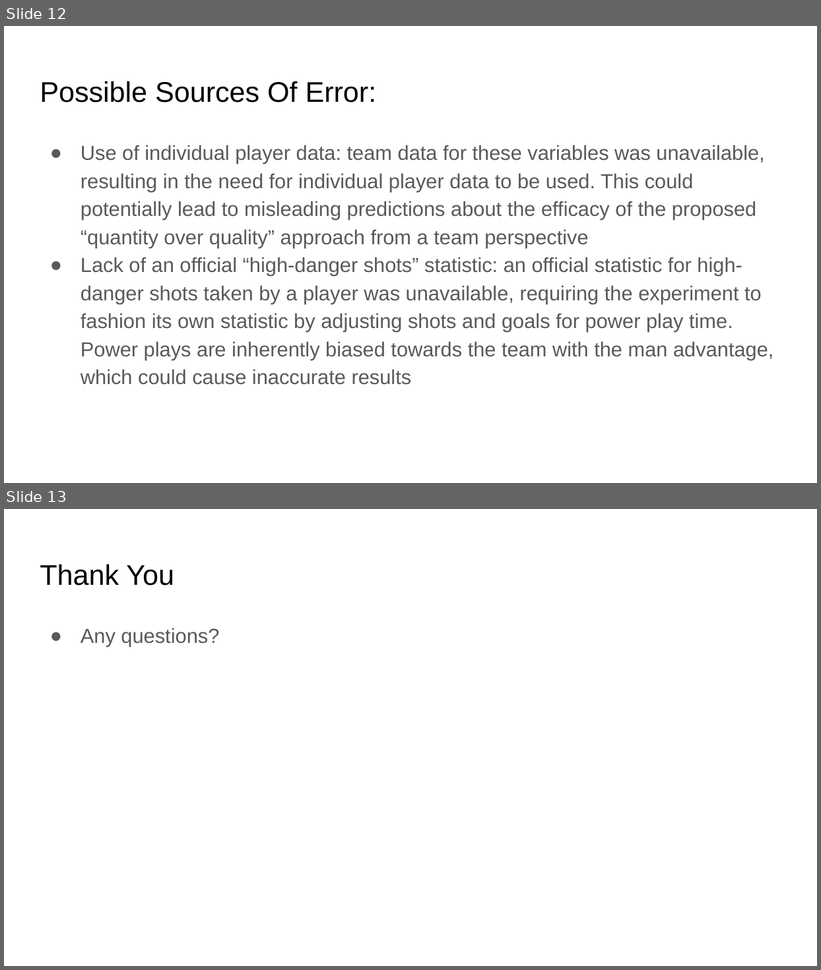
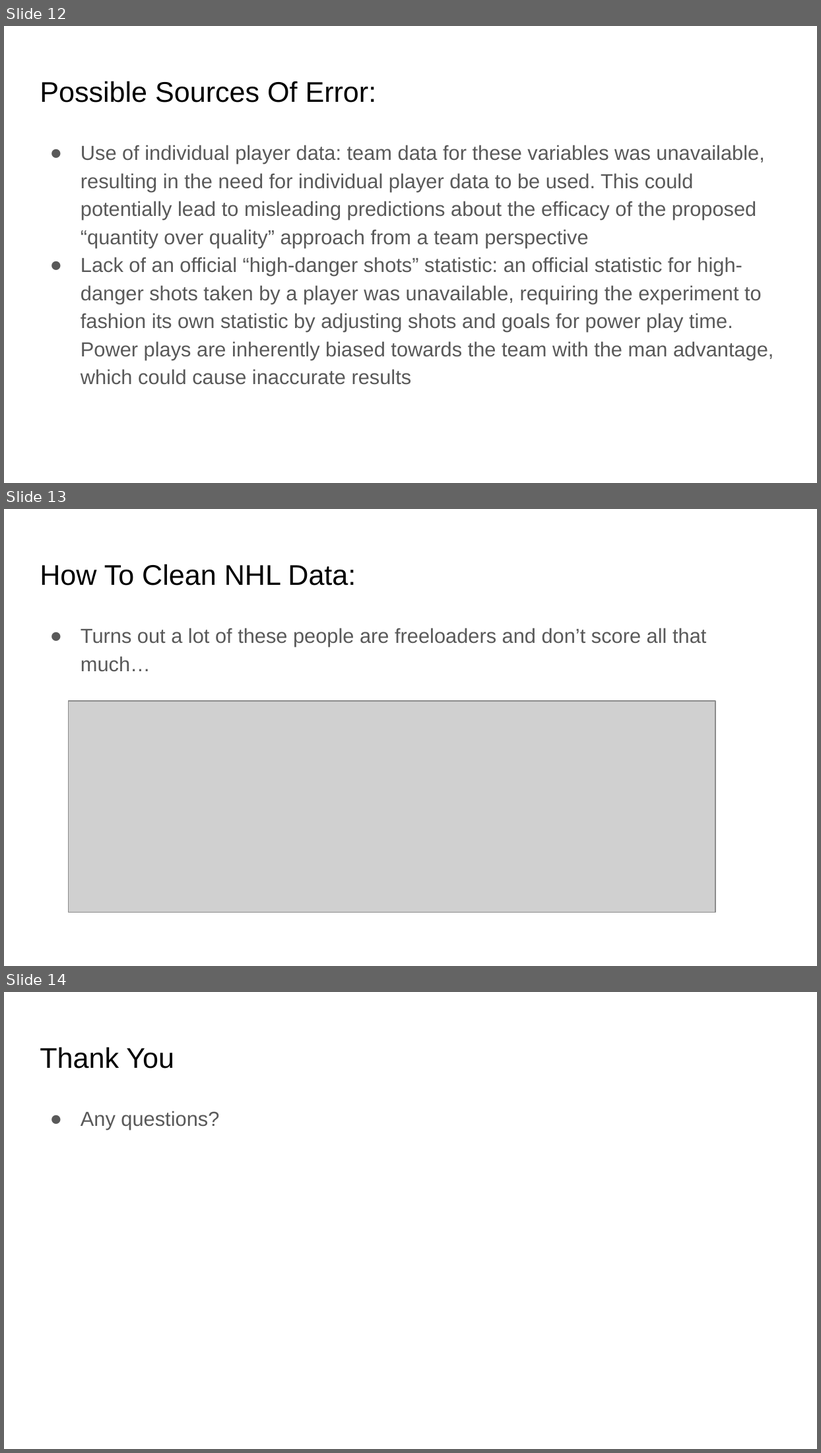
Before and after one commit to rocky-horror/shots-on-goal-data-analysis, a slide deck: PRES.pptx. Shown one above the other, each under a label of ours: slides 12 and 13 before the commit, slides 12, 13 and 14 after it. The pictures are 821x970 and 821x1453 pixels, drawn with LibreOffice and Linux fonts; fonts in the diff are those of the drawing; grey boxes stand for pictures. Boxes give left, top, right and bottom in pixels: in the first picture for what was removed or moved away, otherwise in the second. Text is boxed around its words. In the diff, an @@ line names an element or a change of style, - is before the commit and + after.

Commit message:
pres fix

```diff
--- a/PRES.pptx
+++ b/PRES.pptx
@@ slide 13 added at <box>4,509,817,966</box>, background #FFFFFF @@
@@ title added at <box>40,564,356,586</box>, 25.2 pt, text #000000 @@
+How To Clean NHL Data:
@@ text added at <box>81,628,706,672</box>, 18 pt, text #595959 @@
+● Turns out a lot of these people are freeloaders and don’t score all that much…
@@ picture added at <box>68,701,715,912</box> @@
@@ what was slide 13 is now slide 14 @@
```
